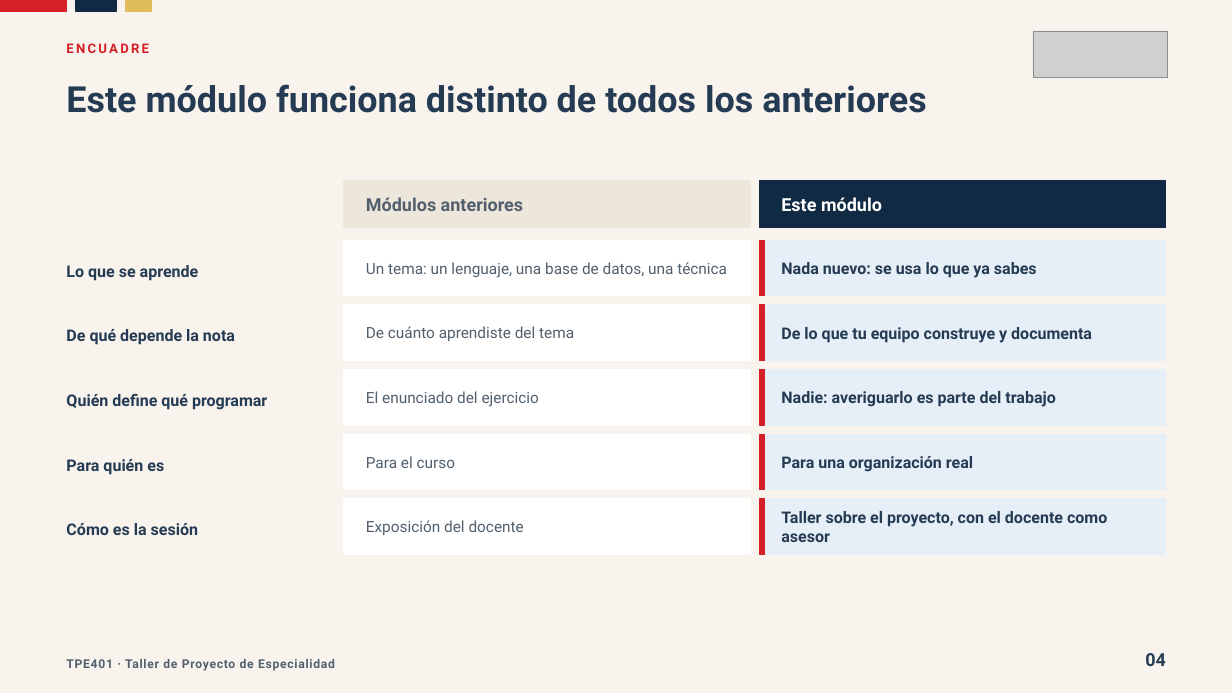
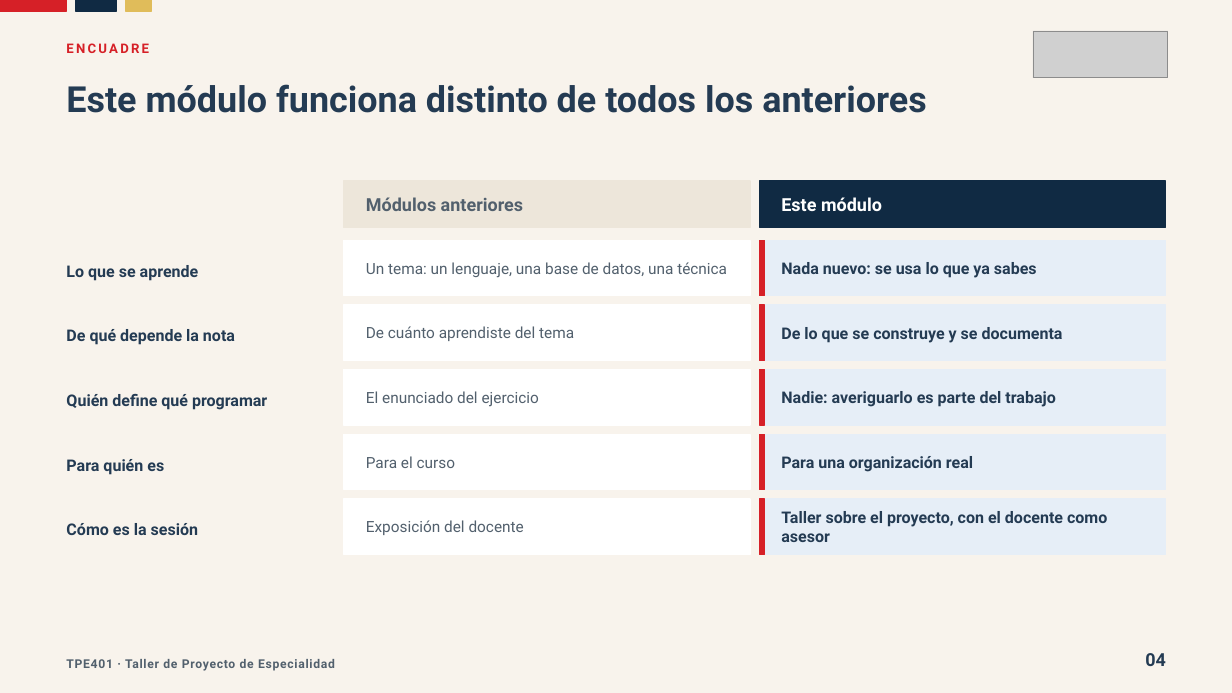
Before and after one commit to Dieg0Code/tpe401-taller-de-proyecto-de-especialidad, a slide deck: slide 4 of clases/semana-01/01/ppt/Clase-01-Un-Software-Para-Alguien-Real.pptx. Drawn at 1232x693 pixels with LibreOffice and Linux fonts; fonts in the diff are those of the drawing; grey boxes stand for pictures. Boxes give left, top, right and bottom in pixels: in the first picture for what was removed or moved away, otherwise in the second. Text is boxed around its words. In the diff, an @@ line names an element or a change of style, - is before the commit and + after.

```diff
--- a/clases/semana-01/01/ppt/Clase-01-Un-Software-Para-Alguien-Real.pptx
+++ b/clases/semana-01/01/ppt/Clase-01-Un-Software-Para-Alguien-Real.pptx
@@ text at [781, 327, 1063, 343]: text changed @@
-De lo que tu equipo construye y documenta
+De lo que se construye y se documenta
```
Also in this commit, not shown: 5 other slides changed, 3 other files.
